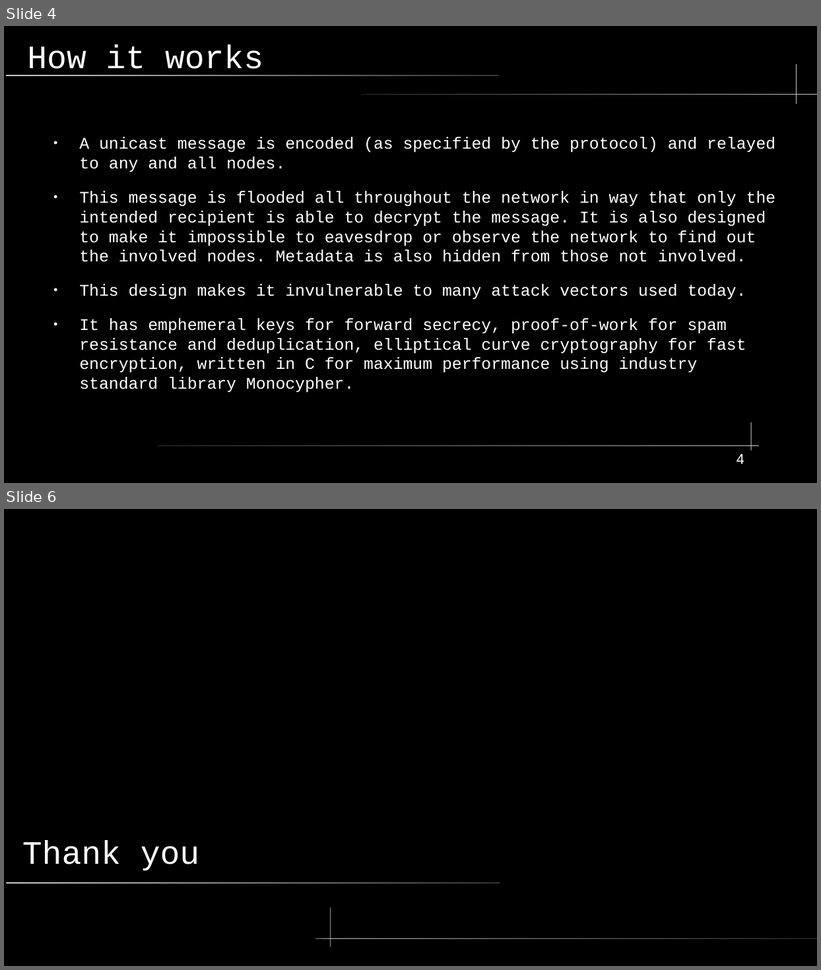
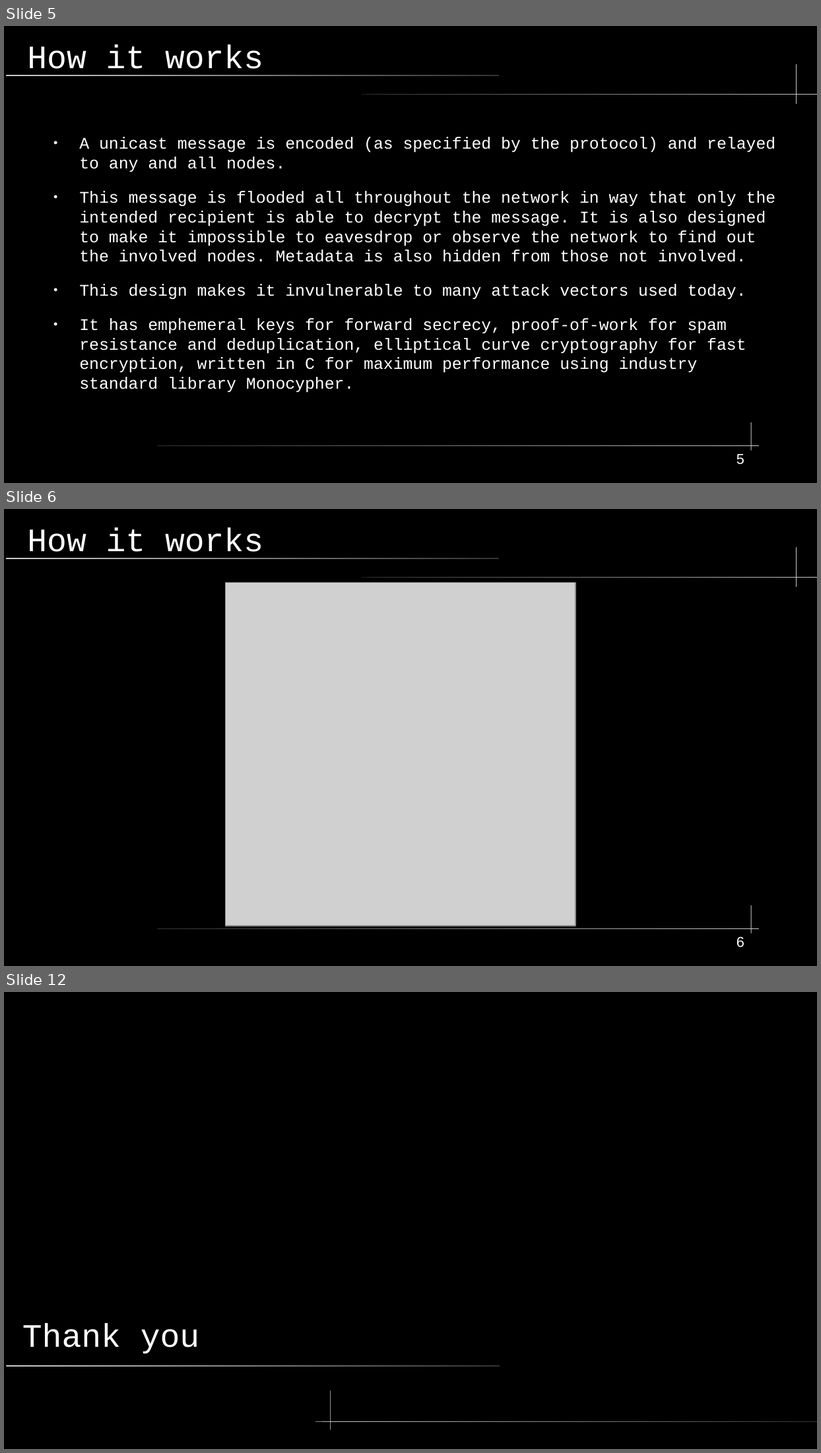
Before and after one commit to shinymonitor/hackyeah, a slide deck: presentation.odp. Shown one above the other, each under a label of ours: slides 4 and 6 before the commit, slides 5, 6 and 12 after it; the slides between them are not shown. The pictures are 821x970 and 821x1453 pixels, drawn with LibreOffice and Linux fonts; fonts in the diff are those of the drawing; grey boxes stand for pictures. Boxes give left, top, right and bottom in pixels: in the first picture for what was removed or moved away, otherwise in the second. Text is boxed around its words. In the diff, an @@ line names an element or a change of style, - is before the commit and + after.

```diff
--- a/presentation.odp
+++ b/presentation.odp
@@ slide 6 added at (x1=4, y1=509, x2=817, y2=966), background #000000; not listed: 5 template elements that a slide beside it also shows @@
@@ title added at (x1=27, y1=527, x2=263, y2=559), 32 pt, text #FFFFFF @@
+How it works
@@ picture added at (x1=225, y1=583, x2=576, y2=927) @@
@@ page number added at (x1=737, y1=937, x2=745, y2=948), 14 pt, text #FFFFFF @@
+6
@@ what was slide 4 is now slide 5 @@
@@ page number at (x1=737, y1=454, x2=745, y2=465): text changed @@
-4
+5
@@ what was slide 6 is now slide 12 @@
```
Also in this commit, not shown: 1 slide changed, 5 other slides added, 7 other files.
